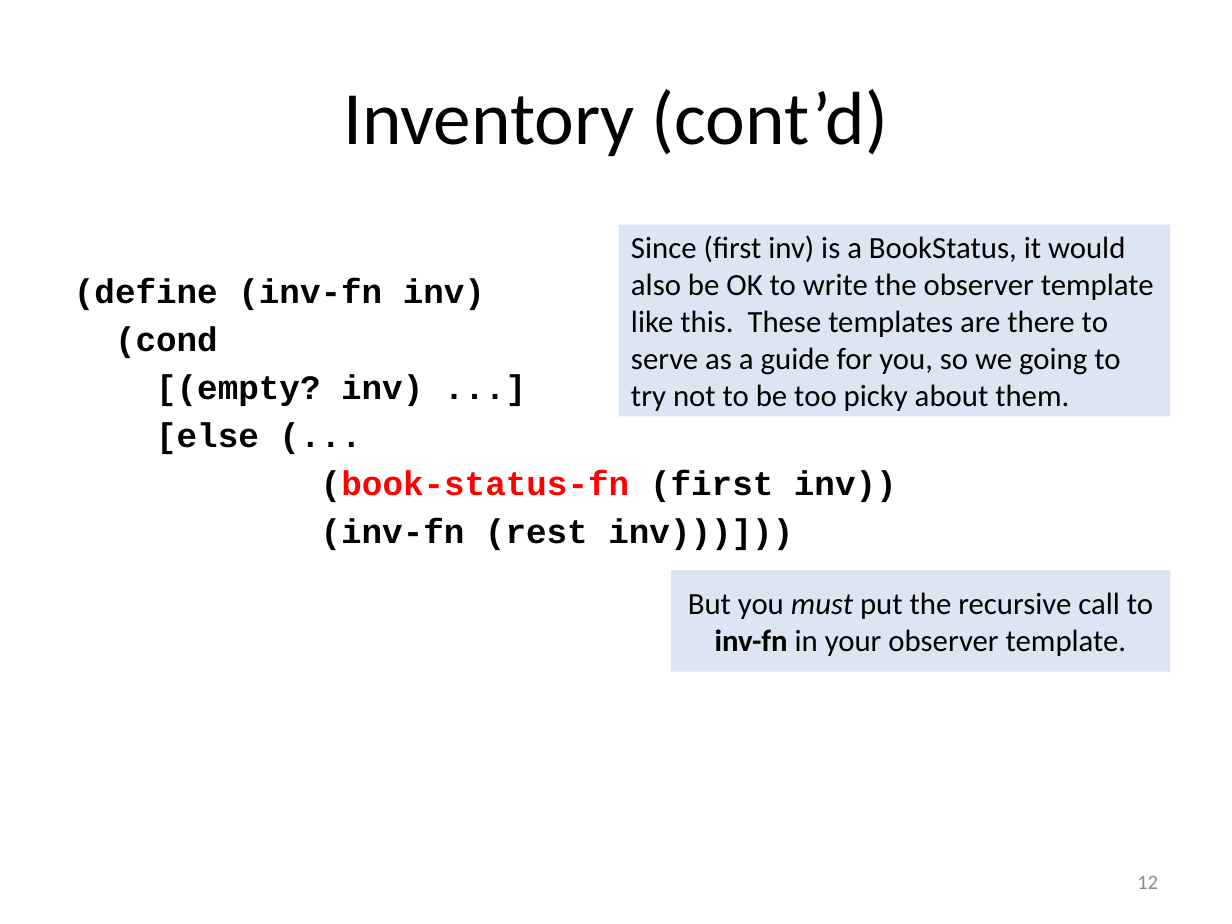
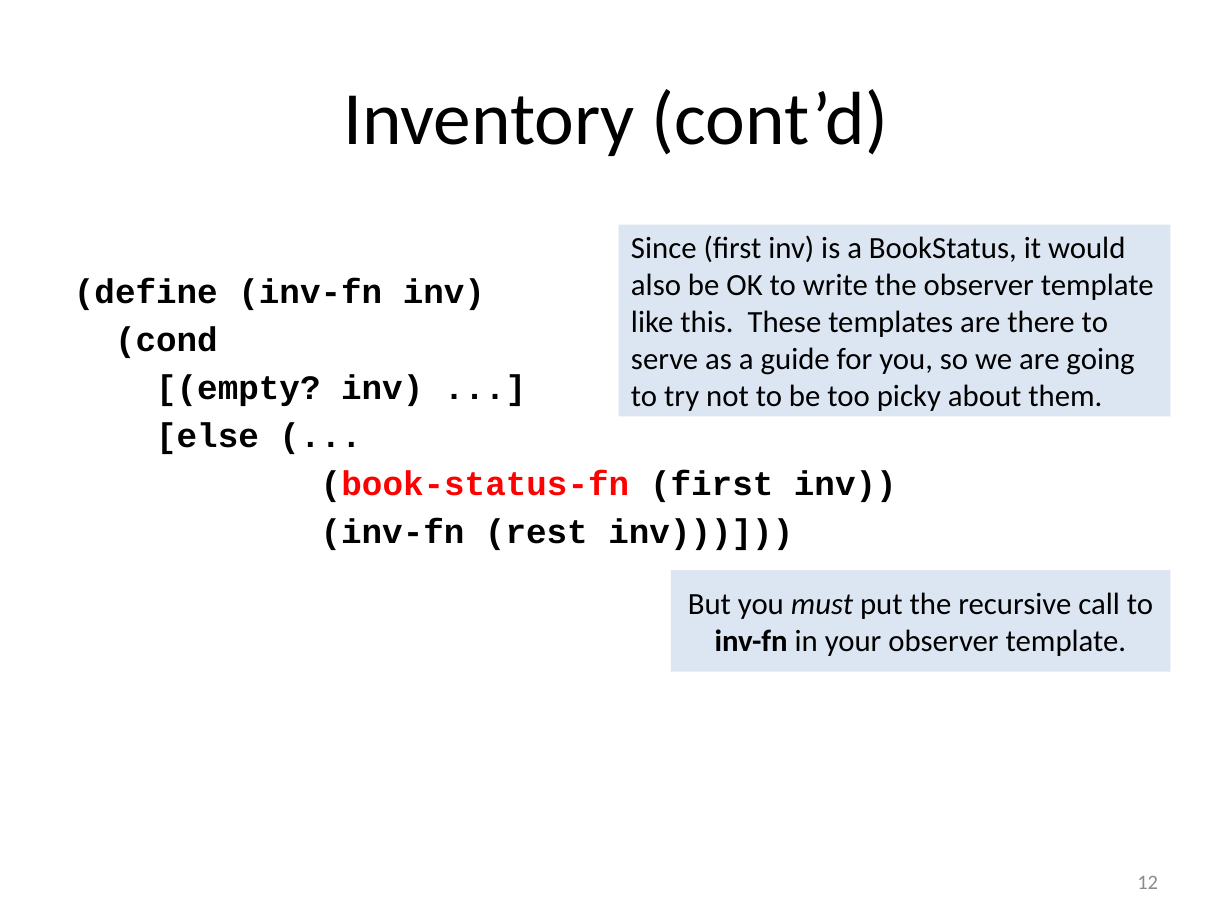
Before and after one commit to mwand/cs5010f17, a slide deck: slide 12 of Slides/Lesson 4.3 Lists of Structures.pptx. Drawn at 1232x924 pixels with LibreOffice and Linux fonts; fonts in the diff are those of the drawing. Boxes give left, top, right and bottom in pixels: in the first picture for what was removed or moved away, otherwise in the second. Text is boxed around its words. In the diff, an @@ line names an element or a change of style, - is before the commit and + after.

```diff
--- a/Slides/Lesson 4.3 Lists of Structures.pptx
+++ b/Slides/Lesson 4.3 Lists of Structures.pptx
@@ text in rectangle at box(631, 235, 1154, 411): text changed @@
-Since (first inv) is a BookStatus, it would also be OK to write the observer template like this. These templates are there to serve as a guide for you, so we going to try not to be too picky about them.
+Since (first inv) is a BookStatus, it would also be OK to write the observer template like this. These templates are there to serve as a guide for you, so we are going to try not to be too picky about them.
```
Also in this commit, not shown: 5 other files.
